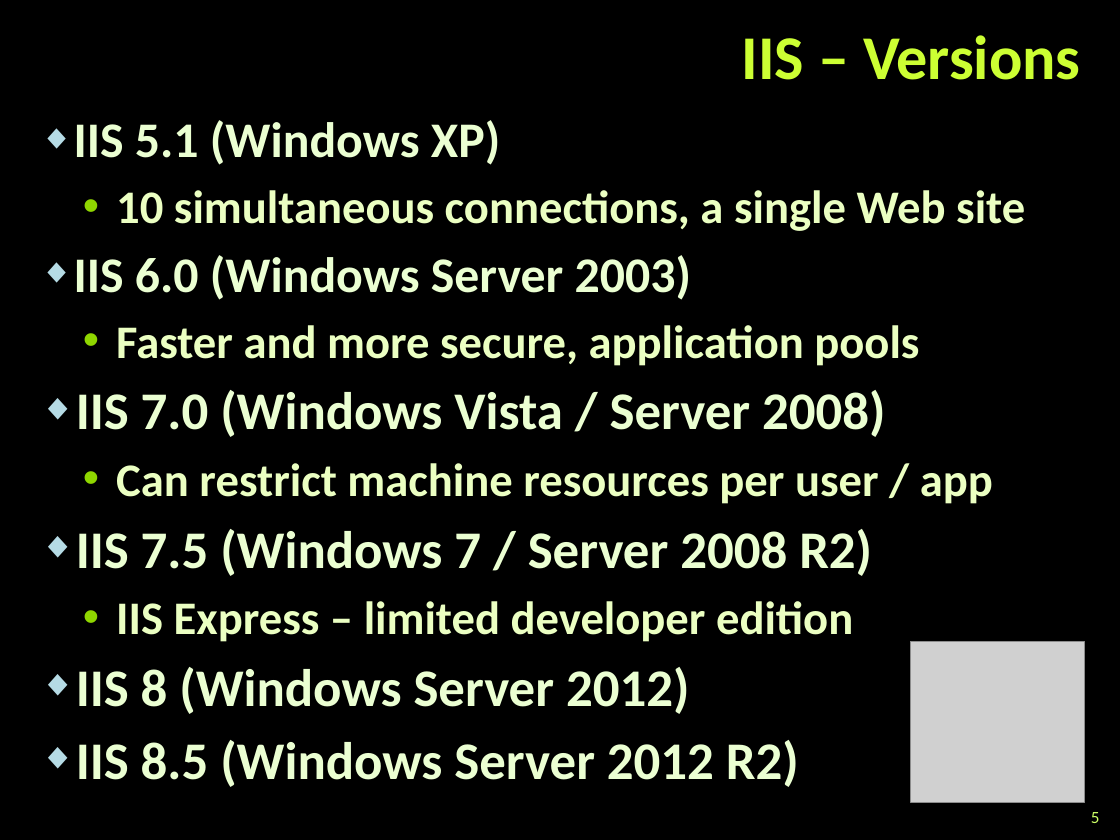
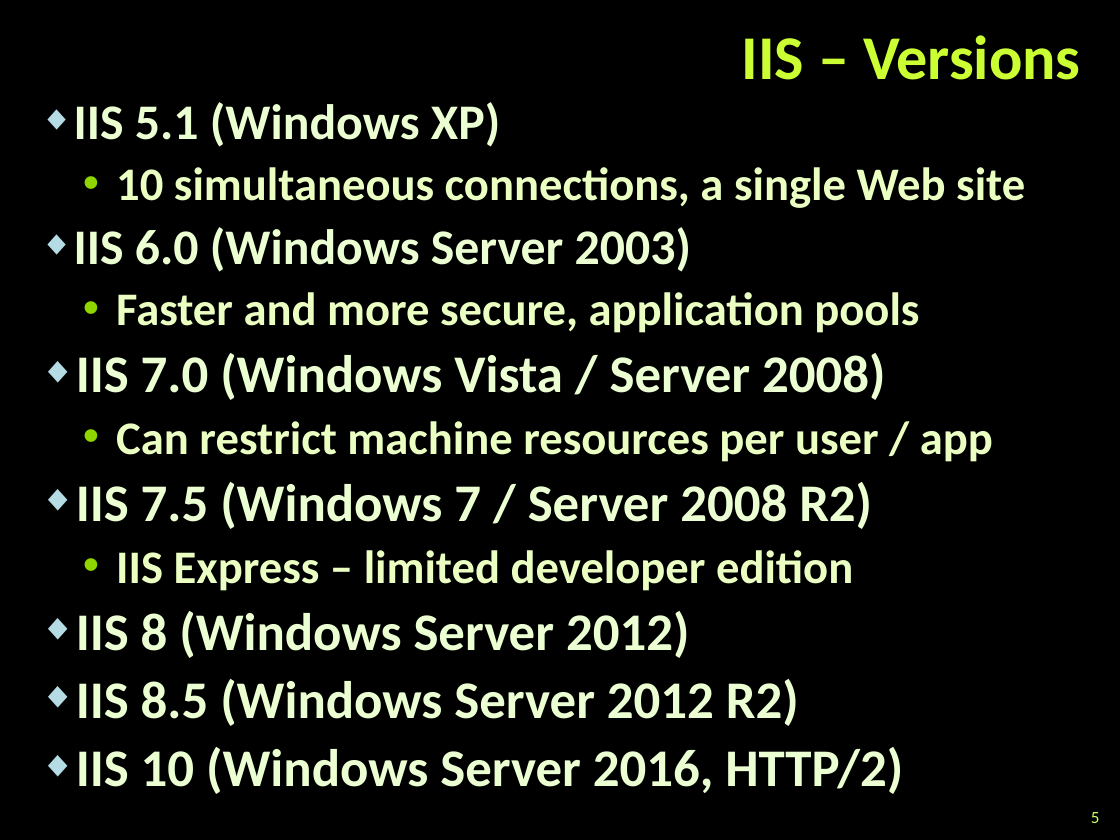
Before and after one commit to TelerikAcademy/ASP.NET-MVC, a slide deck: slide 5 of 08. IIS-and-Azure-Deployment/IIS and Azure Deployment.pptx. Drawn at 1120x840 pixels with LibreOffice and Linux fonts; fonts in the diff are those of the drawing; grey boxes stand for pictures; background and template pictures are left out. Boxes give left, top, right and bottom in pixels: in the first picture for what was removed or moved away, otherwise in the second. Text is boxed around its words. In the diff, an @@ line names an element or a change of style, - is before the commit and + after.

```diff
--- a/08. IIS-and-Azure-Deployment/IIS and Azure Deployment.pptx
+++ b/08. IIS-and-Azure-Deployment/IIS and Azure Deployment.pptx
@@ text "IIS 5.1 (Windows XP)": place and size @@
-text "IIS 5.1 (Windows XP)" at (74, 120, 1025, 787)
+text "IIS 5.1 (Windows XP)" at (74, 102, 1025, 794)
@@ text at (74, 102, 1025, 726): less space between paragraphs @@
@@ picture removed at (911, 642, 1084, 803) @@
@@ text at (76, 747, 903, 794): paragraph added @@
+◆ IIS 10 (Windows Server 2016, HTTP/2)
```
Also in this commit, not shown: 11 other slides changed, 2 slides added, 5 slides removed.
